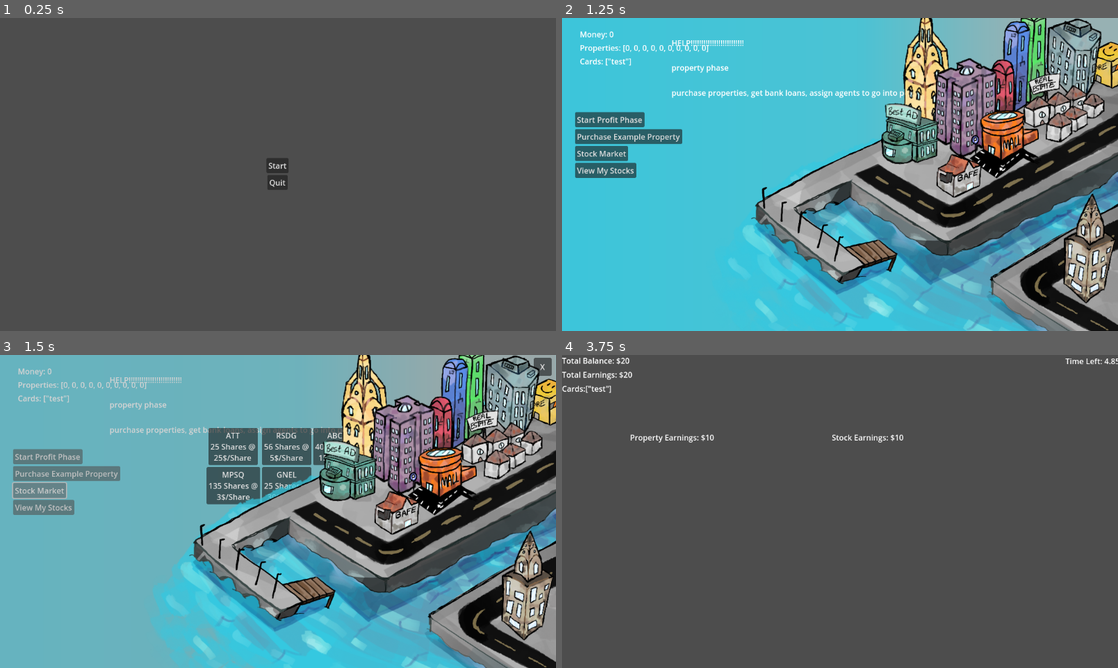
Above: before the commit, frames 1-4 (two rows, left to right).
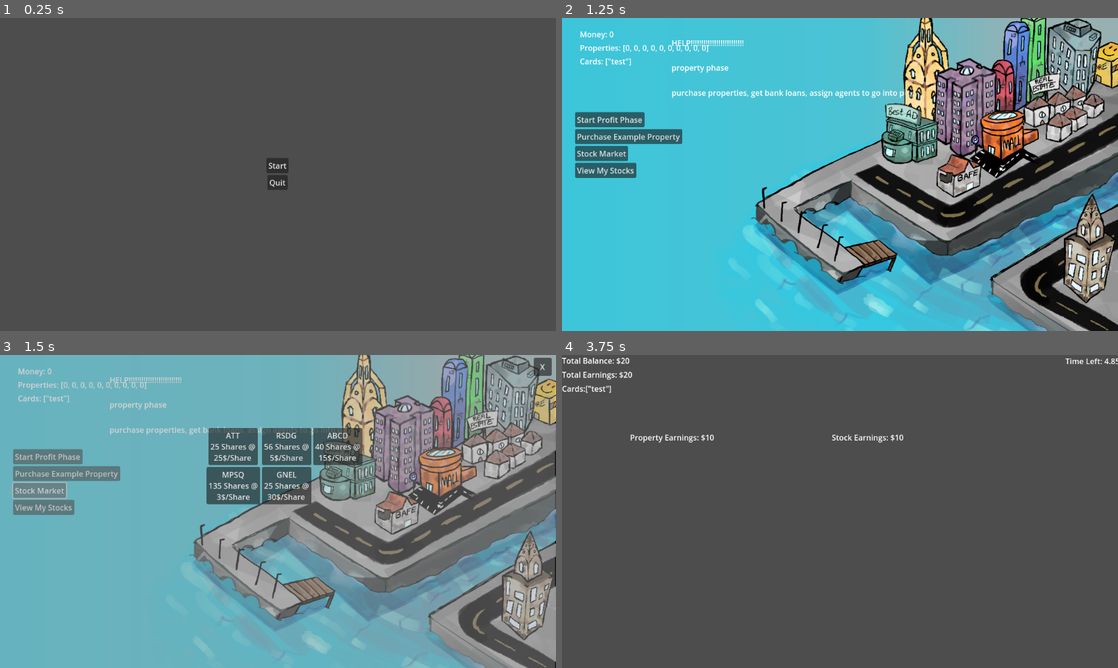
Above: after the commit, the same moments.

Repository: ARandomLemon/RushToRiches
Game: Godot game, scene res://Scenes/start_menu.tscn
Same seed, same stepped clock (60 frames per second), same inputs: the game is played once before the commit and once after it. The engine's default icon, where the game draws it, is replaced by a stand-in: a white triangle on a blue panel in a dark square.
Inputs:
- Up to frame 1 (0.25 s): no input
- Up to frame 2 (1.25 s): click "Start" at 0.5 s
- Up to frame 3 (1.5 s): click "Stock Market" at 1.25 s
- Up to frame 4 (3.75 s): click "View My Stocks" at 2 s; click "X" at 2.75 s; click "Start Profit Phase" at 3.5 s

Frames 1-2 are identical in both runs. In frame 3, 36% of the frame differs, in the area x 28-100%, y 0-100%; in frame 4, nothing differs.

Commit message:
changed some minor stuff idkkkkk man im tired

Diff:
--- a/Scenes/property_phase.tscn
+++ b/Scenes/property_phase.tscn
@@ -124,6 +124,7 @@
 
 [node name="StockMarket" type="Control" parent="UI"]
 visible = false
+z_as_relative = false
 anchors_preset = 0
 offset_right = 40.0
 offset_bottom = 40.0
--- a/Scripts/UI/user_interface.gd
+++ b/Scripts/UI/user_interface.gd
@@ -37,6 +37,14 @@
 
 func _on_stock_market_button_pressed() -> void:
 	$StockMarket.visible = !$StockMarket.visible
+	if($StockMarket.get_z_index() == 0):
+		$StockMarket.set_z_index(1)
+	else:
+		$StockMarket.set_z_index(0)
 
 func _on_stock_inventory_button_pressed() -> void:
 	$StockInventory.visible = !$StockInventory.visible
+	if($StockMarket.get_z_index() == 0):
+		$StockInventory.set_z_index(1)
+	else:
+		$StockInventory.set_z_index(0)
